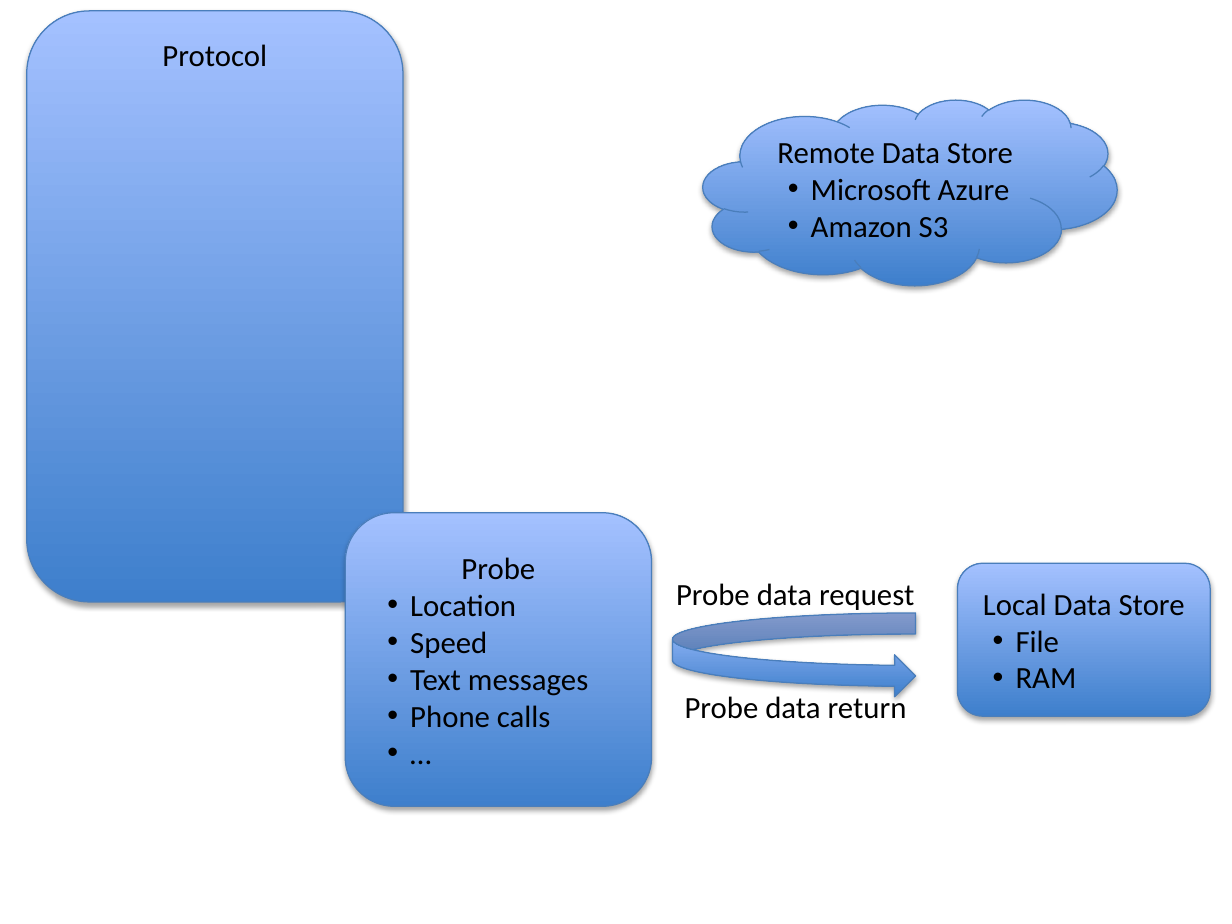
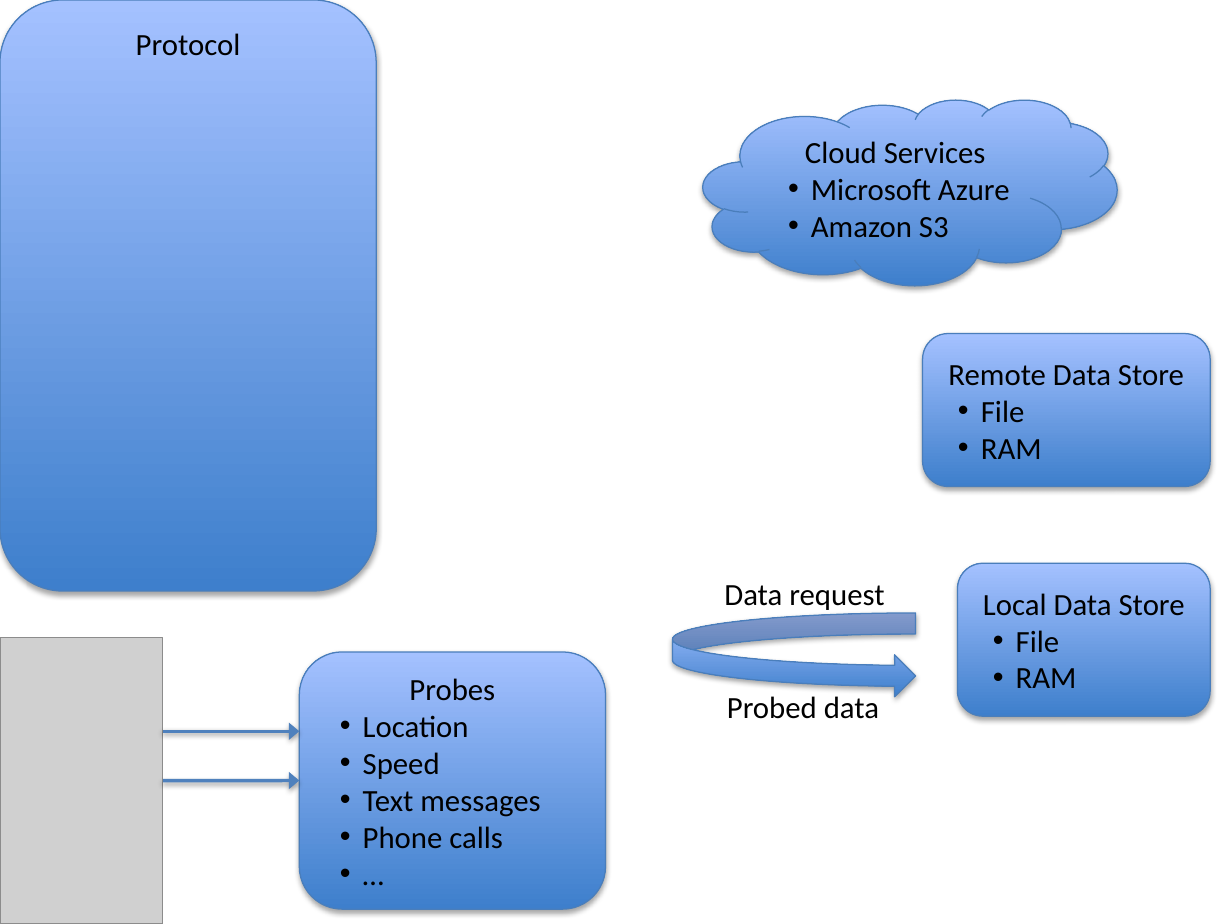
Before and after one commit to predictive-technology-laboratory/sensus, a slide deck: slide 1 of Architecture.pptx. Drawn at 1232x924 pixels with LibreOffice and Linux fonts; fonts in the diff are those of the drawing; grey boxes stand for pictures. Boxes give left, top, right and bottom in pixels: in the first picture for what was removed or moved away, otherwise in the second. Text is boxed around its words. In the diff, an @@ line names an element or a change of style, - is before the commit and + after.

```diff
--- a/Architecture.pptx
+++ b/Architecture.pptx
@@ rounded rectangle "Protocol" moved from (x1=27, y1=11, x2=403, y2=602) to (x1=0, y1=0, x2=376, y2=591) @@
@@ text in cloud at (x1=805, y1=141, x2=986, y2=164): text changed @@
-Remote Data Store
+Cloud Services
@@ rounded rectangle added at (x1=923, y1=334, x2=1210, y2=487), fill gradient #3F80CE to #A4C4FF, outline #4B7EBC 0.75 pt, 18 pt, text #000000 @@
+Remote Data Store
+• File
+• RAM
@@ text at (x1=724, y1=585, x2=884, y2=613): text changed @@
-Probe data request
+Data request
@@ picture added at (x1=0, y1=637, x2=163, y2=924) @@
@@ rounded rectangle "Probes" resized from (x1=345, y1=513, x2=652, y2=806) to (x1=299, y1=652, x2=606, y2=909) @@
@@ text in rounded rectangle at (x1=409, y1=678, x2=495, y2=701): text changed @@
-Probe
+Probes
@@ text at (x1=727, y1=696, x2=879, y2=719): text changed @@
-Probe data return
+Probed data
@@ arrow added from (163, 732) to (299, 732), #4F81BD 2 pt @@
@@ arrow added from (163, 781) to (299, 781), #4F81BD 2 pt @@
```
Also in this commit, not shown: 3 other files.
